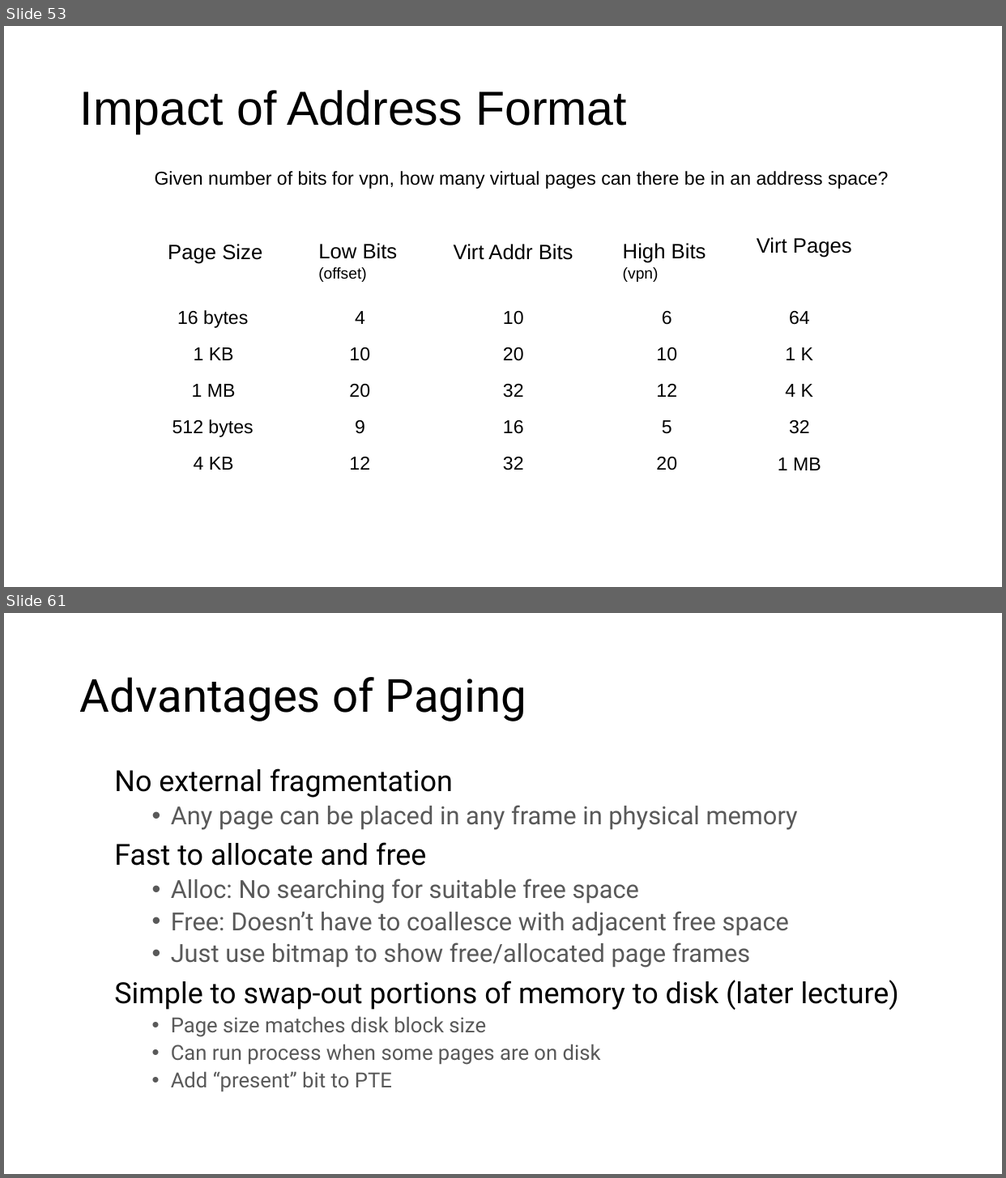
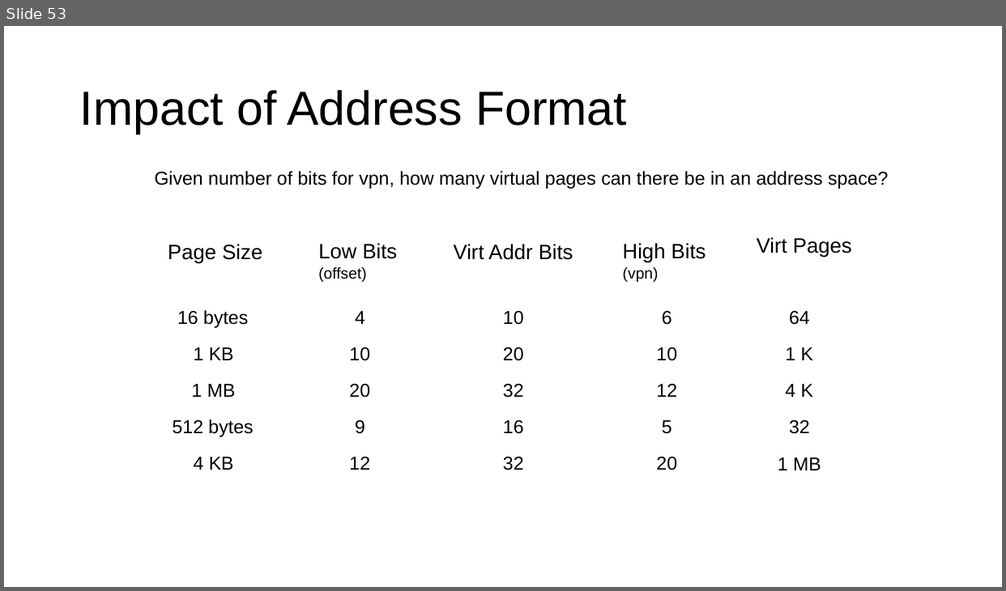
Before and after one commit to ngsrinivas/coursegen, a slide deck: ex/416-F23/staging/416-F23/lectures/05-vm-segmentation-paging.pptx. Shown one above the other, each under a label of ours: slides 53 and 61 before the commit, slide 53 after it; the slides between them are not shown. The pictures are 1006x1178 and 1006x591 pixels, drawn with LibreOffice and Linux fonts; fonts in the diff are those of the drawing. Boxes give left, top, right and bottom in pixels: in the first picture for what was removed or moved away, otherwise in the second. Text is boxed around its words. In the diff, an @@ line names an element or a change of style, - is before the commit and + after.

```diff
--- a/ex/416-F23/staging/416-F23/lectures/05-vm-segmentation-paging.pptx
+++ b/ex/416-F23/staging/416-F23/lectures/05-vm-segmentation-paging.pptx
@@ slide 61 removed at [4,613,1002,1174], background #FFFFFF @@
@@ title removed at [80,677,526,722] @@
-Advantages of Paging
@@ text removed at [114,769,899,1092] @@
-No external fragmentation
-  • Any page can be placed in any frame in physical memory
-Fast to allocate and free
-  • Alloc: No searching for suitable free space
-  • Free: Doesn’t have to coallesce with adjacent free space
-  • Just use bitmap to show free/allocated page frames
-Simple to swap-out portions of memory to disk (later lecture)
-  • Page size matches disk block size
-  • Can run process when some pages are on disk
-  • Add “present” bit to PTE
```
Also in this commit, not shown: 21 other slides removed, 6 other files.
